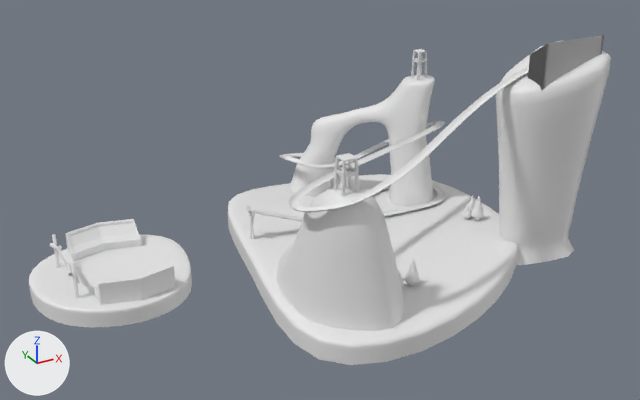
Before and after pictures for a commit that changed the Blender file Blender/Mapas/Mapa 1/BlokingCircuito_01_SegundaPrueba.blend.
Rendered twice from a camera (50 mm lens) standing at (-128.7, -206.6, 126.5) and looking at (-11.4, 6.6, 19.9). Lighting does not change. The marker at lower left points along +X, +Y and +Z.
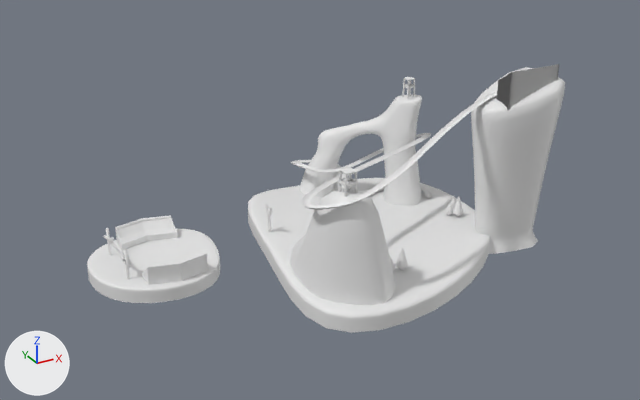
Commit message: Circuito 2

ob_nurbspath is not drawn itself; it is used by a modifier of ob_plane.

Location of each change, (x1, y1, x2, y2) in pixels of the pictures (640 x 400 px):
'Plane.001', moved, rescaled (16% narrower, 19% shorter)
    before: (228, 174, 517, 365)
    after: (248, 178, 490, 333)
'Cube.001', moved, rescaled (18% narrower, 17% shorter)
    before: (496, 40, 611, 265)
    after: (471, 67, 565, 254)
'Plane.002', moved, rescaled (18% narrower, 19% shorter)
    before: (276, 188, 404, 331)
    after: (290, 190, 395, 305)
'Plane.003', moved, rescaled (18% narrower, 19% shorter)
    before: (29, 235, 192, 327)
    after: (87, 229, 220, 303)
'Cube', moved, rescaled (15% narrower, 16% shorter)
    before: (290, 75, 435, 207)
    after: (299, 95, 422, 206)
'Plane', moved, rescaled (27% narrower, 23% shorter)
    before: (246, 67, 529, 222)
    after: (291, 91, 497, 210)
'Cube.002', moved, rescaled (18% narrower, 18% shorter)
    before: (528, 35, 604, 91)
    after: (497, 64, 559, 110)
'Cube.011', moved, rescaled (18% narrower, 16% shorter)
    before: (65, 219, 142, 261)
    after: (115, 215, 178, 250)
'Cube.010', moved, rescaled (18% narrower, 20% shorter)
    before: (94, 266, 175, 305)
    after: (142, 254, 208, 285)
'Cube.012', moved, rescaled
    before: (334, 153, 359, 197)
    after: (338, 167, 358, 197)
'Cylinder.008', moved, rescaled (9% narrower, 20% shorter)
    before: (49, 234, 80, 298)
    after: (103, 228, 131, 279)
'Cube.013', moved, rescaled
    before: (411, 49, 427, 80)
    after: (402, 77, 415, 99)
'Cylinder', moved, rescaled (12% narrower, 11% shorter)
    before: (468, 195, 475, 213)
    after: (450, 196, 456, 212)

The change, as a diff of the scene's bpy script:
```diff
--- a/Blender/Mapas/Mapa 1/BlokingCircuito_01_SegundaPrueba.blend.py
+++ b/Blender/Mapas/Mapa 1/BlokingCircuito_01_SegundaPrueba.blend.py
@@ ob_cube @@
 ob_cube = bpy.data.objects.new('Cube', me_cube)
-ob_cube.location = (31.0, 40.1, 21.2)
+ob_cube.location = (25.5, 33.8, 20.9)
+ob_cube.scale = (0.826, 0.826, 0.826)
 _m = ob_cube.modifiers.new('Subdivision', 'SUBSURF')
@@ ob_plane_002 @@
 ob_plane_002 = bpy.data.objects.new('Plane.002', me_plane_003)
-ob_plane_002.location = (-19.0, -19.4, 12.6)
+ob_plane_002.location = (-15.8, -15.3, 13.8)
 ob_plane_002.rotation_euler = (0.0, 0.0, -0.594)  # degrees (0, 0, -34)
-ob_plane_002.scale = (-108.0, -108.0, -108.0)
+ob_plane_002.scale = (-88.8, -88.8, -88.8)
 _m = ob_plane_002.modifiers.new('Subdivision', 'SUBSURF')
@@ ob_plane_001 @@
 ob_plane_001 = bpy.data.objects.new('Plane.001', me_plane)
-ob_plane_001.location = (5.6, 11.8, 0.0)
-ob_plane_001.scale = (56.9, 56.9, 56.9)
+ob_plane_001.location = (4.5, 10.4, 3.4)
+ob_plane_001.scale = (47.0, 47.0, 47.0)
 _m = ob_plane_001.modifiers.new('Subdivision', 'SUBSURF')
@@ ob_cube_001 @@
 ob_cube_001 = bpy.data.objects.new('Cube.001', me_cube_002)
-ob_cube_001.location = (50.5, -14.0, 40.3)
+ob_cube_001.location = (41.6, -10.9, 36.6)
 ob_cube_001.rotation_euler = (0.0, 0.0, 0.0181)  # degrees (0, 0, 1)
-ob_cube_001.scale = (13.9, 18.0, 12.9)
+ob_cube_001.scale = (11.5, 14.8, 10.7)
 _m = ob_cube_001.modifiers.new('Subdivision', 'SUBSURF')
@@ ob_plane @@
 ob_plane = bpy.data.objects.new('Plane', me_plane_002)
-ob_plane.location = (63.0, -16.1, 61.4)
+ob_plane.location = (51.9, -12.6, 54.1)
 ob_plane.rotation_euler = (0.0, 0.0, -2.135)  # degrees (0, 0, -122)
+ob_plane.scale = (0.826, 0.826, 0.826)
 _m = ob_plane.modifiers.new('Array', 'ARRAY')
@@ ob_nurbspath @@
 ob_nurbspath = bpy.data.objects.new('NurbsPath', cu_nurbspath_001)
-ob_nurbspath.location = (62.99, -16.03, 61.37)
+ob_nurbspath.location = (51.88, -12.55, 54.05)
 ob_nurbspath.rotation_euler = (0.0, 0.0, -2.135)  # degrees (0, 0, -122)
-ob_nurbspath.scale = (5.45, 5.45, 5.45)
+ob_nurbspath.scale = (4.51, 4.51, 4.51)
@@ ob_plane_003 @@
 ob_plane_003 = bpy.data.objects.new('Plane.003', me_plane_004)
-ob_plane_003.location = (-68.7, 24.6, 0.0)
-ob_plane_003.scale = (44.0, 44.0, 44.0)
+ob_plane_003.location = (-56.9, 21.0, 3.4)
+ob_plane_003.scale = (36.3, 36.3, 36.3)
 _m = ob_plane_003.modifiers.new('Subdivision', 'SUBSURF')
@@ ob_cylinder @@
 ob_cylinder = bpy.data.objects.new('Cylinder', me_cylinder)
-ob_cylinder.location = (47.9, 8.3, 0.9)
-ob_cylinder.scale = (0.73, 0.73, 0.73)
+ob_cylinder.location = (39.5, 7.6, 4.1)
+ob_cylinder.scale = (0.603, 0.603, 0.603)
 _m = ob_cylinder.modifiers.new('Subdivision', 'SUBSURF')
@@ ob_cylinder_008 @@
 ob_cylinder_008 = bpy.data.objects.new('Cylinder.008', me_cylinder_008)
-ob_cylinder_008.location = (-83.5, 27.6, 7.7)
+ob_cylinder_008.location = (-69.1, 23.5, 9.8)
 ob_cylinder_008.rotation_euler = (-0.00674, 0.104, 0.00877)  # degrees (-0.4, 6, 0.5)
-ob_cylinder_008.scale = (0.537, 0.537, 0.684)
+ob_cylinder_008.scale = (0.444, 0.444, 0.565)
 _m = ob_cylinder_008.modifiers.new('Mirror', 'MIRROR')
@@ ob_cube_010 @@
 ob_cube_010 = bpy.data.objects.new('Cube.010', me_cube_005)
-ob_cube_010.location = (-68.0, 11.7, 2.9)
+ob_cube_010.location = (-56.3, 10.3, 5.7)
+ob_cube_010.scale = (0.826, 0.826, 0.826)
 _m = ob_cube_010.modifiers.new('Mirror', 'MIRROR')
@@ ob_cube_011 @@
 ob_cube_011 = bpy.data.objects.new('Cube.011', me_cube_006)
-ob_cube_011.location = (-68.0, 43.6, 2.9)
+ob_cube_011.location = (-56.3, 36.7, 5.7)
 ob_cube_011.rotation_euler = (0.0, 0.0, -3.142)  # degrees (0, 0, -180)
+ob_cube_011.scale = (0.826, 0.826, 0.826)
 _m = ob_cube_011.modifiers.new('Mirror', 'MIRROR')
@@ ob_cube_012 @@
 ob_cube_012 = bpy.data.objects.new('Cube.012', me_cube_007)
-ob_cube_012.location = (-22.9, -26.1, 32.1)
-ob_cube_012.scale = (0.381, 0.381, 0.381)
+ob_cube_012.location = (-19.1, -20.9, 28.3)
+ob_cube_012.scale = (0.315, 0.315, 0.315)
@@ ob_cube_013 @@
 ob_cube_013 = bpy.data.objects.new('Cube.013', me_cube_013)
-ob_cube_013.location = (39.3, 31.3, 42.5)
-ob_cube_013.scale = (0.297, 0.297, 0.297)
+ob_cube_013.location = (32.3, 26.5, 37.2)
+ob_cube_013.scale = (0.245, 0.245, 0.245)
@@ ob_cube_002 @@
 ob_cube_002 = bpy.data.objects.new('Cube.002', me_cube_015)
-ob_cube_002.location = (55.9, -20.1, 61.8)
+ob_cube_002.location = (46.0, -15.9, 54.4)
+ob_cube_002.scale = (0.826, 0.826, 0.826)
```
